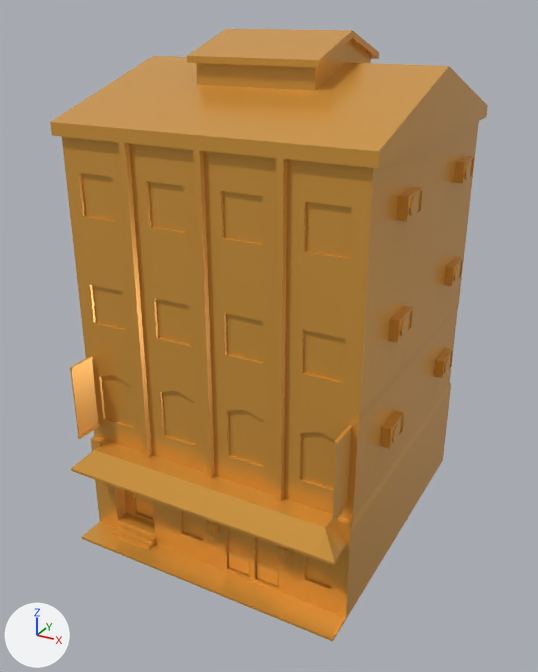
A saved change to the glTF model public/models/building-apartment-china.glb.
Camera for both pictures: a 50 mm camera at (11.6, -22.2, 17.7) aimed at (0.0, -1.2, 7.2). The axes (+X, +Y, +Z) are drawn at lower left. The lights are the same throughout. Where no turn or scale is listed for an object, it has been applied to the vertices.

Names of what the first picture shows: 'building-apartment-china'.
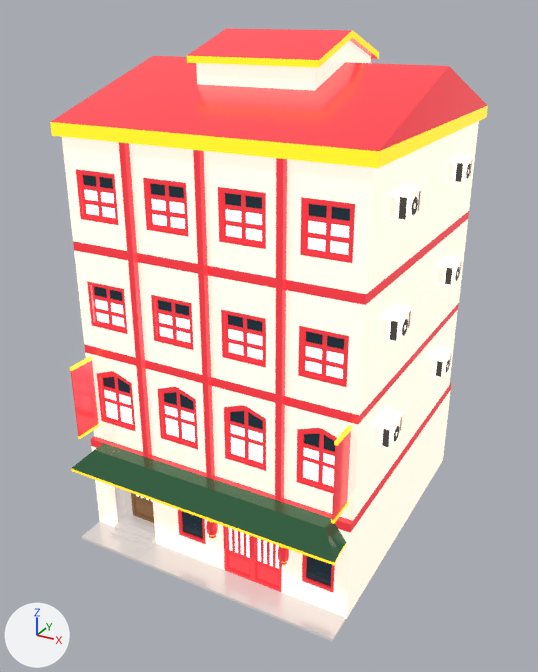
Changed parts and their boxes (x1, y1, x2, y2) in the pictures (538 x 672 px):
'building-apartment-china', recoloured: (50, 29, 488, 642) in both

Edits to the bpy script that builds the scene:
```text
Add img_base:
    img_base = load_image('base', '_unpacked/base', 1024, 1024, 'sRGB')
Add mat_lowpoly_colors_001:
    mat_lowpoly_colors_001 = bpy.data.materials.new('LOWPOLY-COLORS.001')
    # uses the picture img_base
Change me_building_apartment_china:
    where me_building_apartment_china.from_pydata(...)  # 2322 vertices, 4359 faces; spans x -5.3..5.3, y -6.3..5.2, z 0.0..17.1
    remove me_building_apartment_china.materials.append(mat_lowpoly_colors)
    add me_building_apartment_china.materials.append(mat_lowpoly_colors_001)
```
